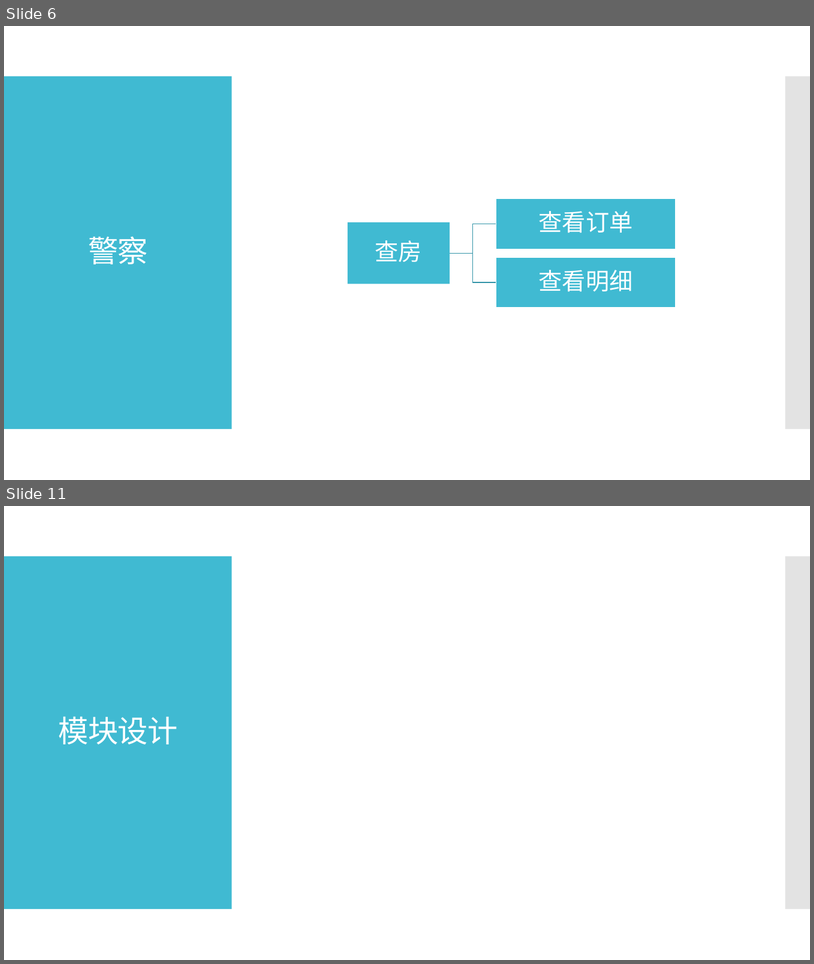
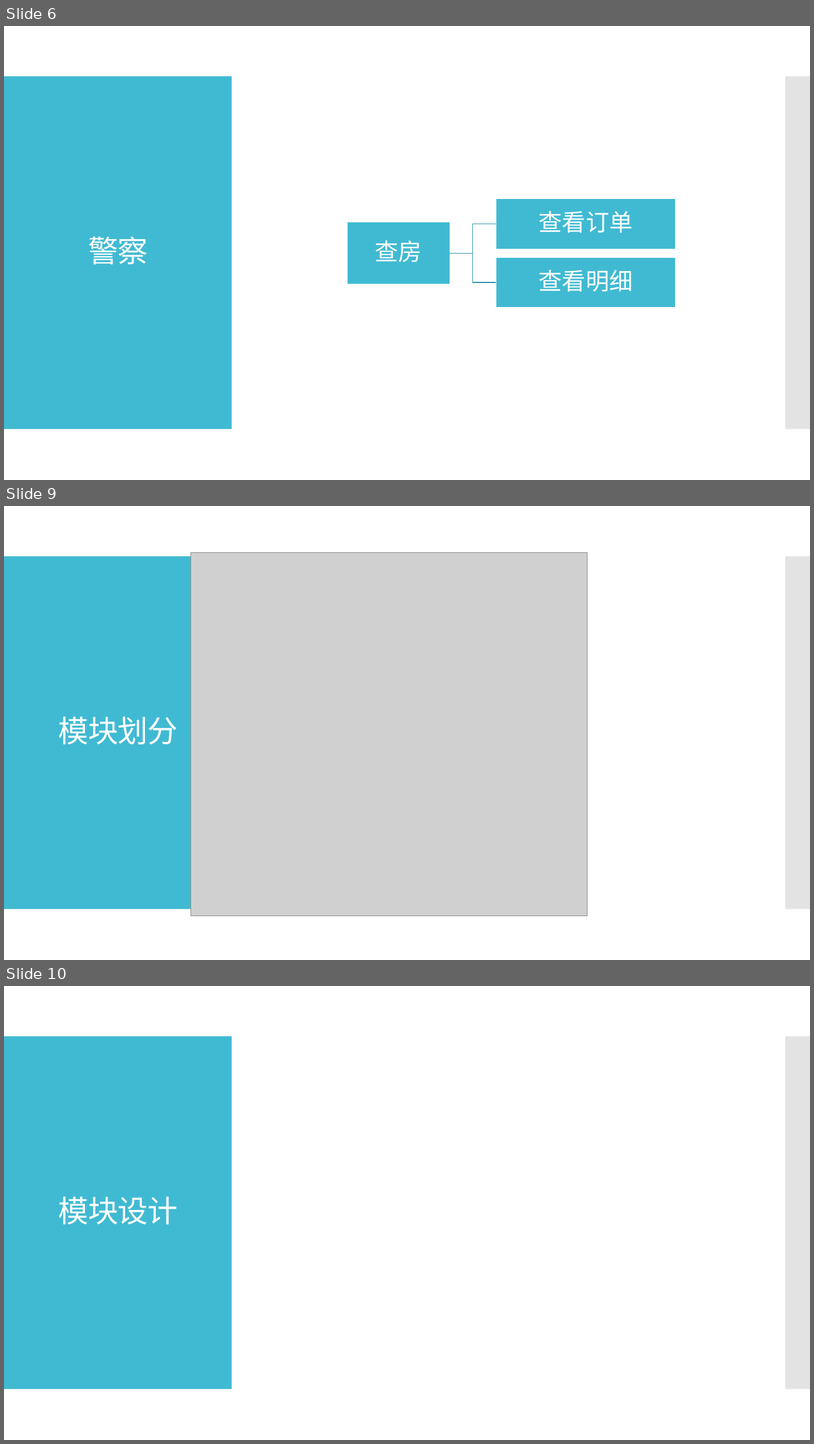
Before and after one commit to imagecser/hotelManage, a slide deck: 演示文稿1.pptx. Shown one above the other, each under a label of ours: slides 6 and 11 before the commit, slides 6, 9 and 10 after it; the slides between them are not shown. The pictures are 814x964 and 814x1444 pixels, drawn with LibreOffice and Linux fonts; fonts in the diff are those of the drawing; grey boxes stand for pictures. Boxes give left, top, right and bottom in pixels: in the first picture for what was removed or moved away, otherwise in the second. Text is boxed around its words. In the diff, an @@ line names an element or a change of style, - is before the commit and + after.

```diff
--- a/演示文稿1.pptx
+++ b/演示文稿1.pptx
@@ slide 9 added at bbox=[4, 506, 810, 960], background #FFFFFF; not listed: 2 template elements that a slide beside it also shows @@
@@ picture added at bbox=[191, 553, 588, 916] @@
@@ title added at bbox=[59, 716, 178, 744], 36 pt, text #FFFFFF @@
+模块划分
@@ what was slide 11 is now slide 10 @@
```
Also in this commit, not shown: 2 slides changed, 2 slides removed, 18 other files.
